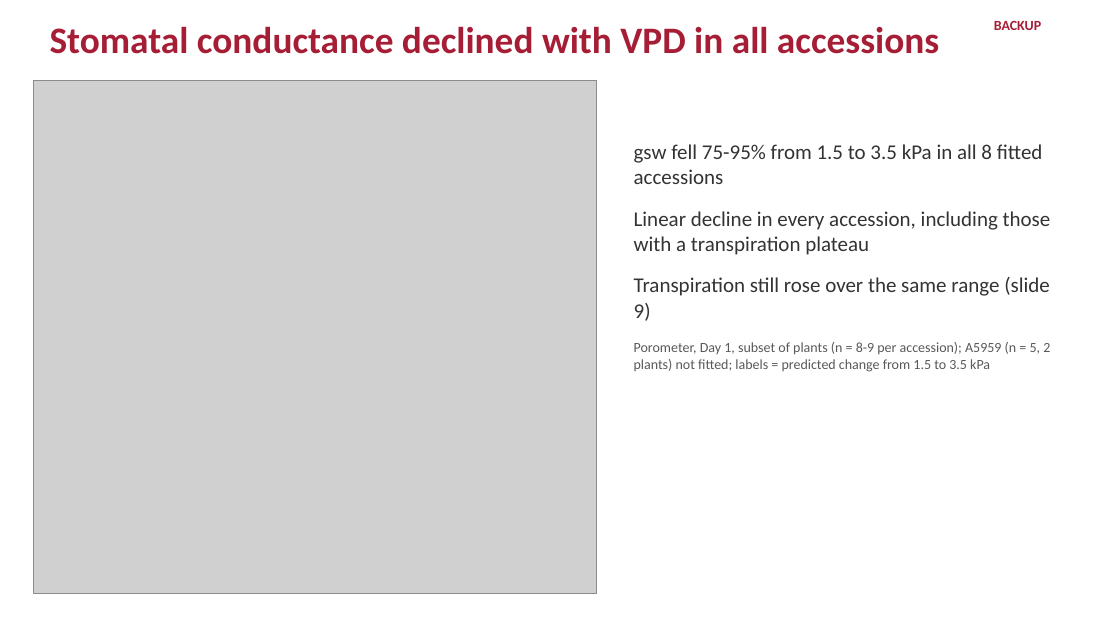
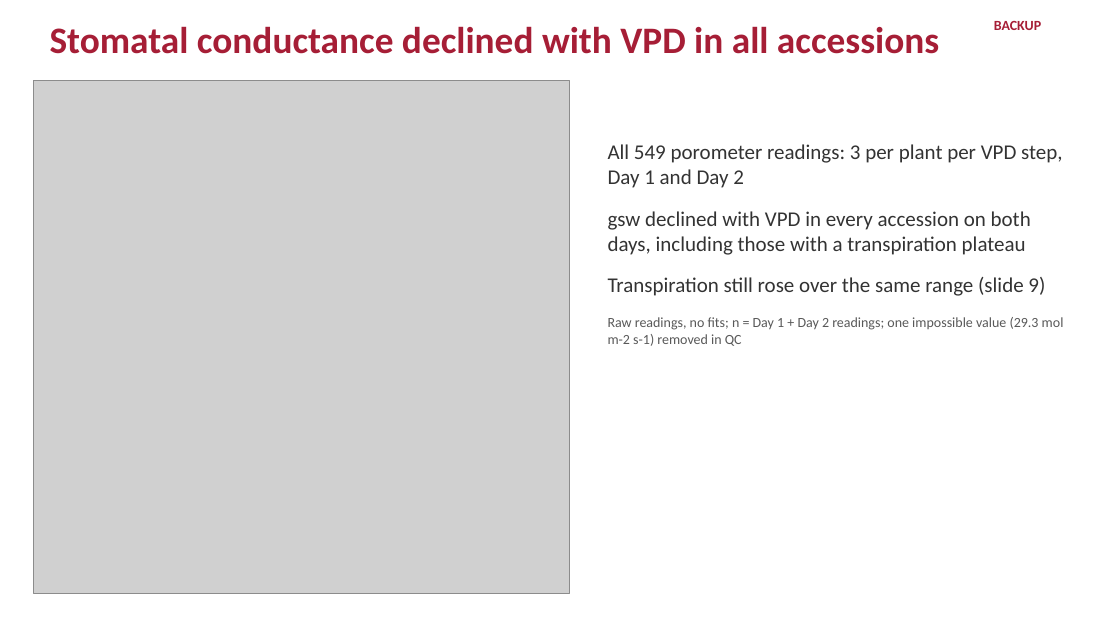
Before and after one commit to ElvisElli/LT-trait, a slide deck: slide 16 of ASA-2026-Elli-LT-trait_revised.pptx. Drawn at 1120x630 pixels with LibreOffice and Linux fonts; fonts in the diff are those of the drawing; grey boxes stand for pictures. Boxes give left, top, right and bottom in pixels: in the first picture for what was removed or moved away, otherwise in the second. Text is boxed around its words. In the diff, an @@ line names an element or a change of style, - is before the commit and + after.

```diff
--- a/ASA-2026-Elli-LT-trait_revised.pptx
+++ b/ASA-2026-Elli-LT-trait_revised.pptx
@@ picture: place and size @@
-picture at (34, 81, 597, 593)
+picture at (34, 81, 570, 593)
@@ text "All 549 porometer readings: 3 ...": place and size @@
-text "All 549 porometer readings: 3 ..." at (634, 144, 1051, 372)
+text "All 549 porometer readings: 3 ..." at (608, 144, 1064, 346)
@@ text at (608, 144, 1062, 255): text changed @@
-gsw fell 75-95% from 1.5 to 3.5 kPa in all 8 fitted accessions
-Linear decline in every accession, including those with a transpiration plateau
+All 549 porometer readings: 3 per plant per VPD step, Day 1 and Day 2
+gsw declined with VPD in every accession on both days, including those with a transpiration plateau
@@ text at (608, 317, 1064, 346): text changed @@
-Porometer, Day 1, subset of plants (n = 8-9 per accession); A5959 (n = 5, 2 plants) not fitted; labels = predicted change from 1.5 to 3.5 kPa
+Raw readings, no fits; n = Day 1 + Day 2 readings; one impossible value (29.3 mol m-2 s-1) removed in QC
```
Also in this commit, not shown: 2 other files.
